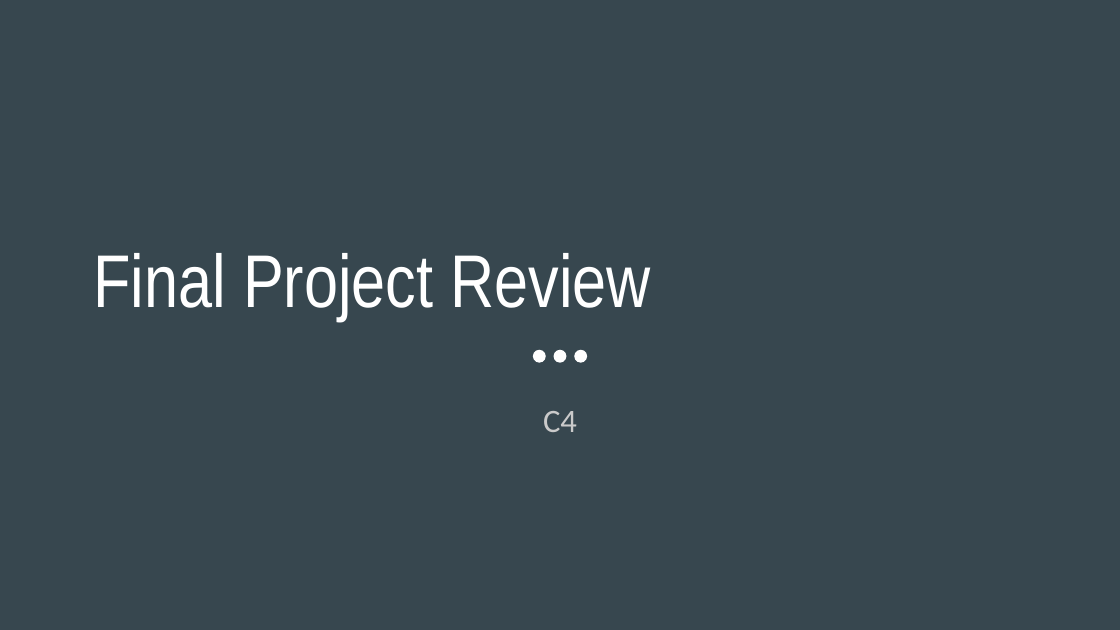
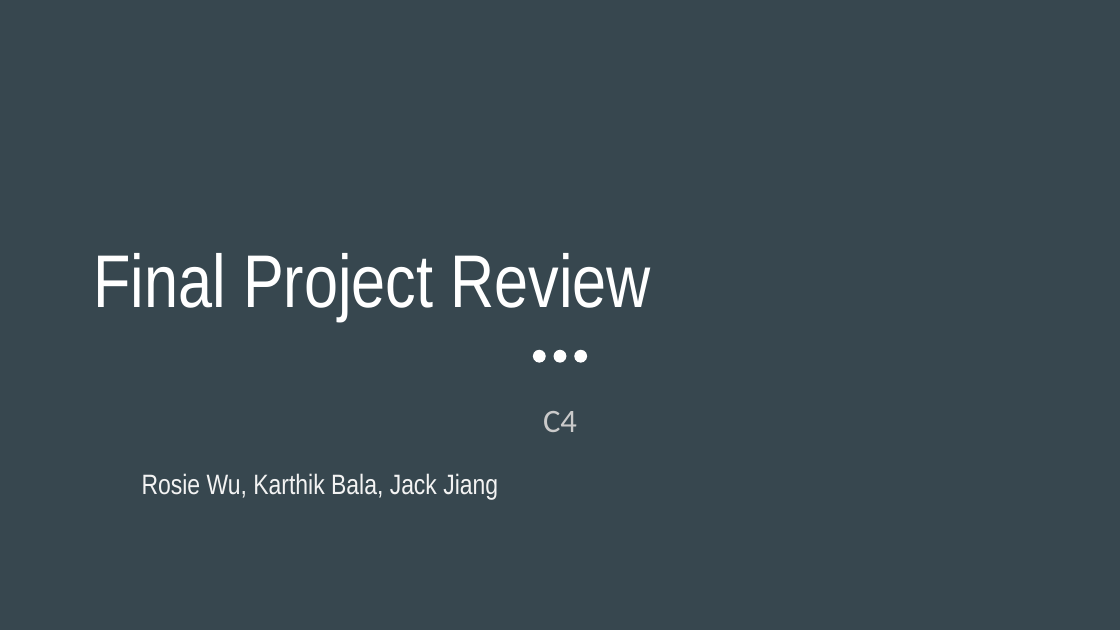
Before and after one commit to jack0lantern/F15C4-RFE, a slide deck: slide 1 of Final Project Review.pptx. Drawn at 1120x630 pixels with LibreOffice and Linux fonts; fonts in the diff are those of the drawing. Boxes give left, top, right and bottom in pixels: in the first picture for what was removed or moved away, otherwise in the second. Text is boxed around its words. In the diff, an @@ line names an element or a change of style, - is before the commit and + after.

Commit message:
updated ppt

```diff
--- a/Final Project Review.pptx
+++ b/Final Project Review.pptx
@@ text added at (142, 473, 498, 500), 18 pt, text #F3F3F3 @@
+Rosie Wu, Karthik Bala, Jack Jiang
```
Also in this commit, not shown: 1 slide added, 1 slide removed.
